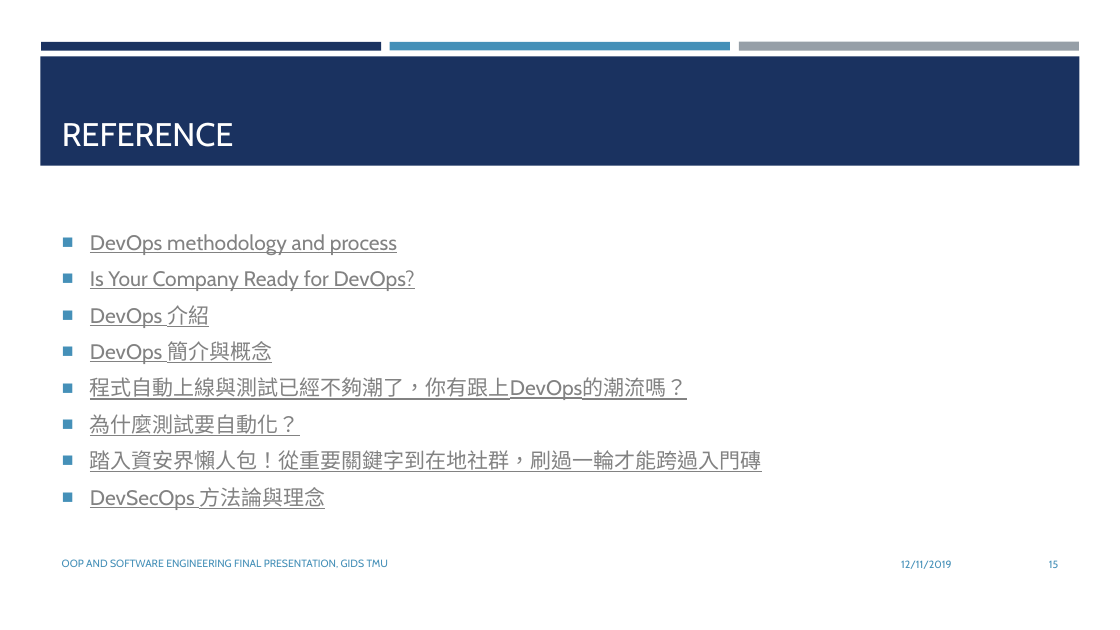
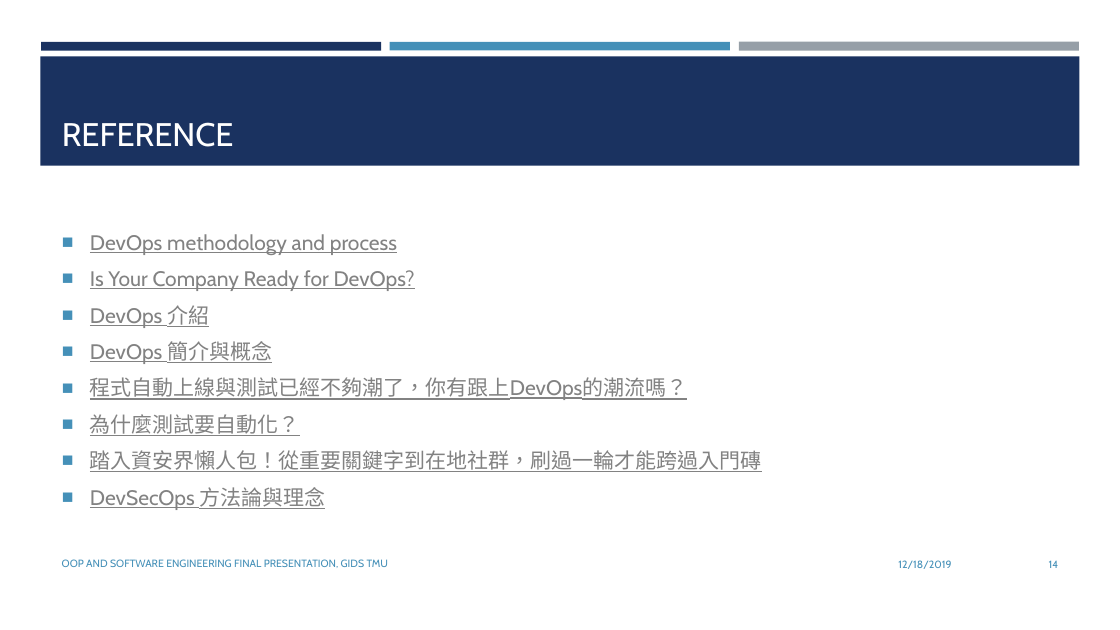
Before and after one commit to Weber12321/TMU-GIDS, a slide deck: slide 14 of 物件導向程式設計/Marry Devops and cybersecurity.pptx (slide 15 before the commit). Drawn at 1120x630 pixels with LibreOffice and Linux fonts; fonts in the diff are those of the drawing. Boxes give left, top, right and bottom in pixels: in the first picture for what was removed or moved away, otherwise in the second. Text is boxed around its words. In the diff, an @@ line names an element or a change of style, - is before the commit and + after.

```diff
--- a/物件導向程式設計/Marry Devops and cybersecurity.pptx
+++ b/物件導向程式設計/Marry Devops and cybersecurity.pptx
@@ text at <box>898,560,951,569</box>: text changed @@
-12/11/2019
+12/18/2019
@@ page number at <box>1049,560,1059,568</box>: text changed @@
-15
+14
```
Also in this commit, not shown: 13 other slides changed, 1 slide removed, 4 other files.
